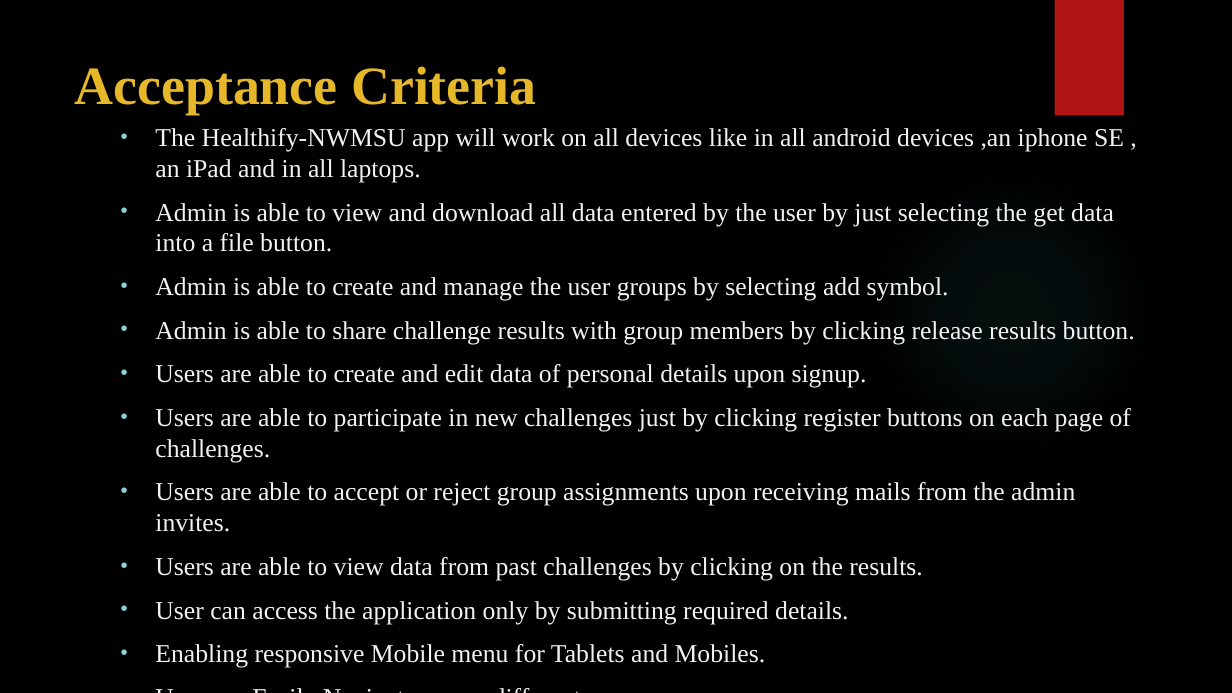
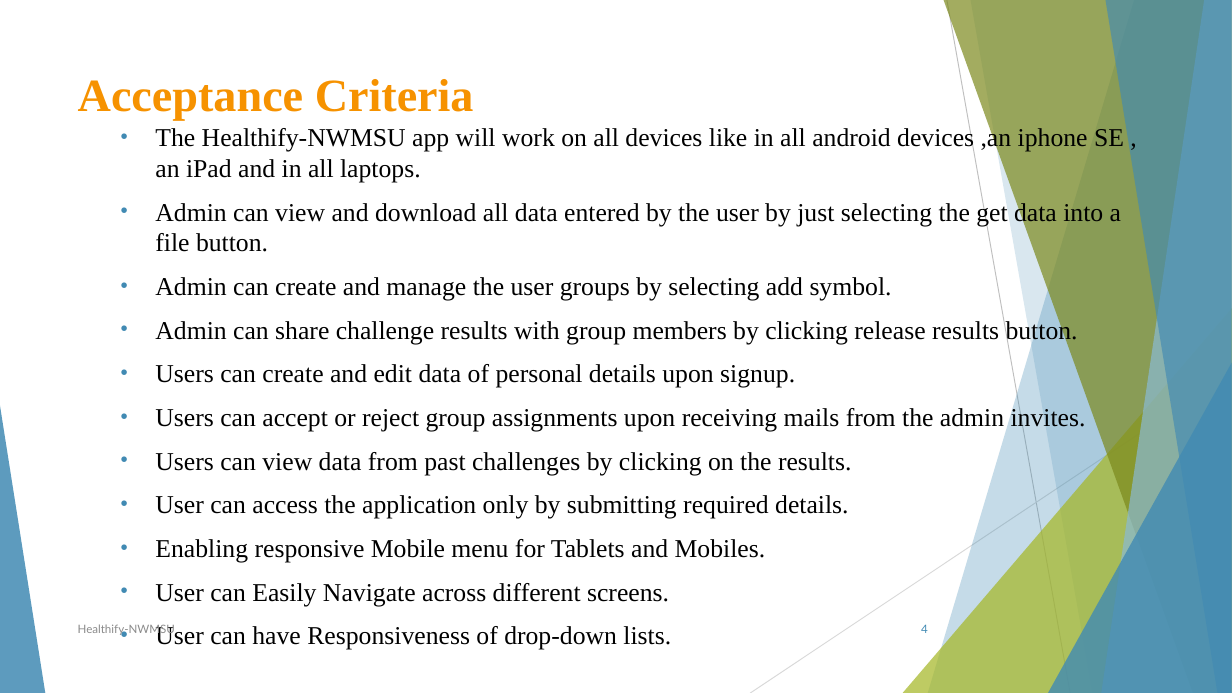
Before and after one commit to sowmyathogiti/Healthify, a slide deck: slide 4 of Healthify-NWMSU.pptx. Drawn at 1232x693 pixels with LibreOffice and Linux fonts; fonts in the diff are those of the drawing; background and template pictures are left out. Boxes give left, top, right and bottom in pixels: in the first picture for what was removed or moved away, otherwise in the second. Text is boxed around its words. In the diff, an @@ line names an element or a change of style, - is before the commit and + after.

Commit message:
Updated PPT

```diff
--- a/Healthify-NWMSU.pptx
+++ b/Healthify-NWMSU.pptx
@@ background picture (left out) to #FFFFFF @@
@@ rectangle removed at box(1055, 0, 1124, 116) @@
@@ title "Acceptance Criteria": place and size @@
-title "Acceptance Criteria" at box(75, 66, 536, 114)
+title "Acceptance Criteria" at box(78, 79, 474, 120)
@@ title "Acceptance Criteria" at box(78, 79, 474, 120): size 42 to 36 pt, text colour #E6B729 to #F69200 @@
@@ text at box(155, 126, 1124, 650): text colour #F2F2F2 to #000000 in "The Healthify-NWMSU app will work on all ...", "User can access the application only by ...", "Enabling responsive Mobile menu for Tablets and ...", "User can Easily Navigate across different screens." and 1 more places; bullet colour #8AD0D6 to #418AB3 @@
@@ ellipse removed at box(870, 169, 1154, 454) @@
@@ text at box(155, 200, 1121, 475): text changed; text colour #F2F2F2 to #000000 @@
-• Admin is able to view and download all data entered by the user by just selecting the get data into a file button.
-• Admin is able to create and manage the user groups by selecting add symbol.
-• Admin is able to share challenge results with group members by clicking release results button.
-• Users are able to create and edit data of personal details upon signup.
-• Users are able to participate in new challenges just by clicking register buttons on each page of challenges.
-• Users are able to accept or reject group assignments upon receiving mails from the admin invites.
-• Users are able to view data from past challenges by clicking on the results.
+• Admin can view and download all data entered by the user by just selecting the get data into a file button.
+• Admin can create and manage the user groups by selecting add symbol.
+• Admin can share challenge results with group members by clicking release results button.
+• Users can create and edit data of personal details upon signup.
+• Users can accept or reject group assignments upon receiving mails from the admin invites.
+• Users can view data from past challenges by clicking on the results.
@@ group added at box(0, 0, 1232, 693): 5 freeform shapes, 3 triangles, 2 lines @@
@@ text added at box(78, 624, 175, 636), 9 pt, text #8C8C8C @@
+Healthify-NWMSU
@@ page number added at box(921, 624, 928, 633), 9 pt, text #418AB3 @@
+4
```
Also in this commit, not shown: 12 other slides changed.
